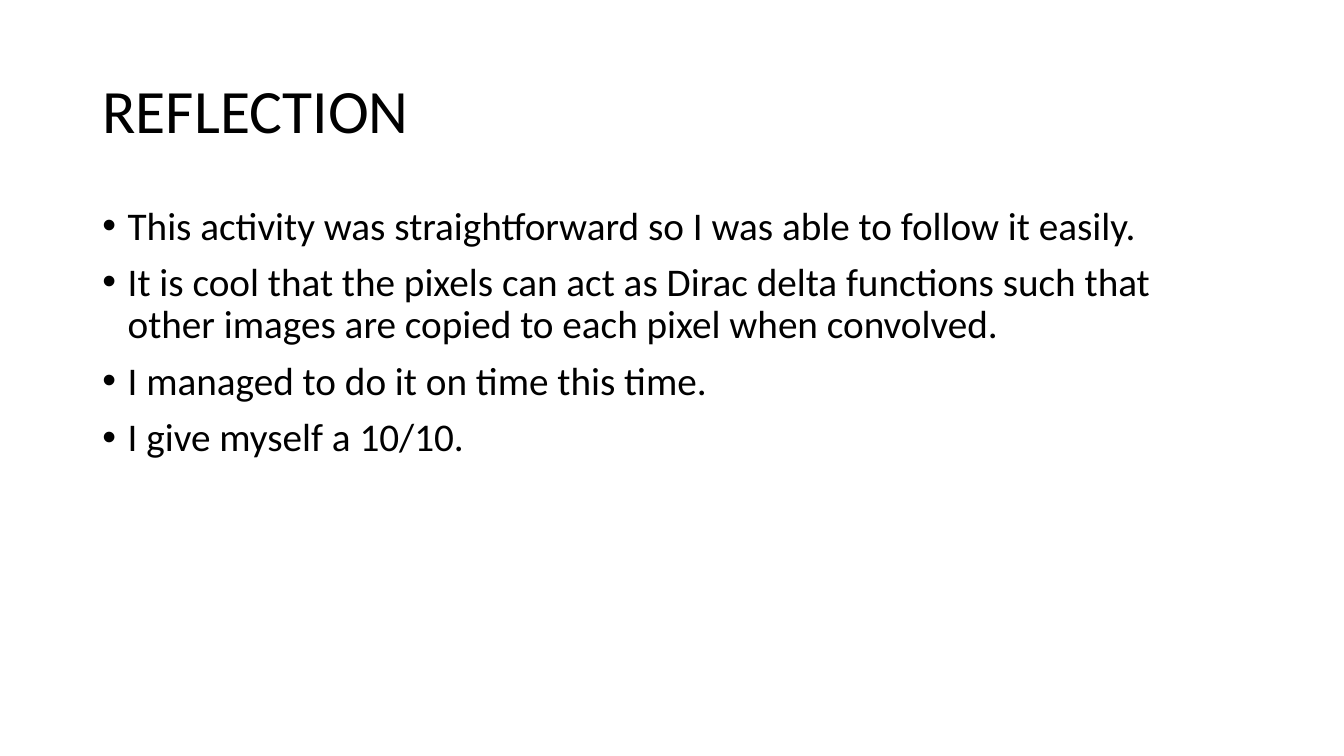
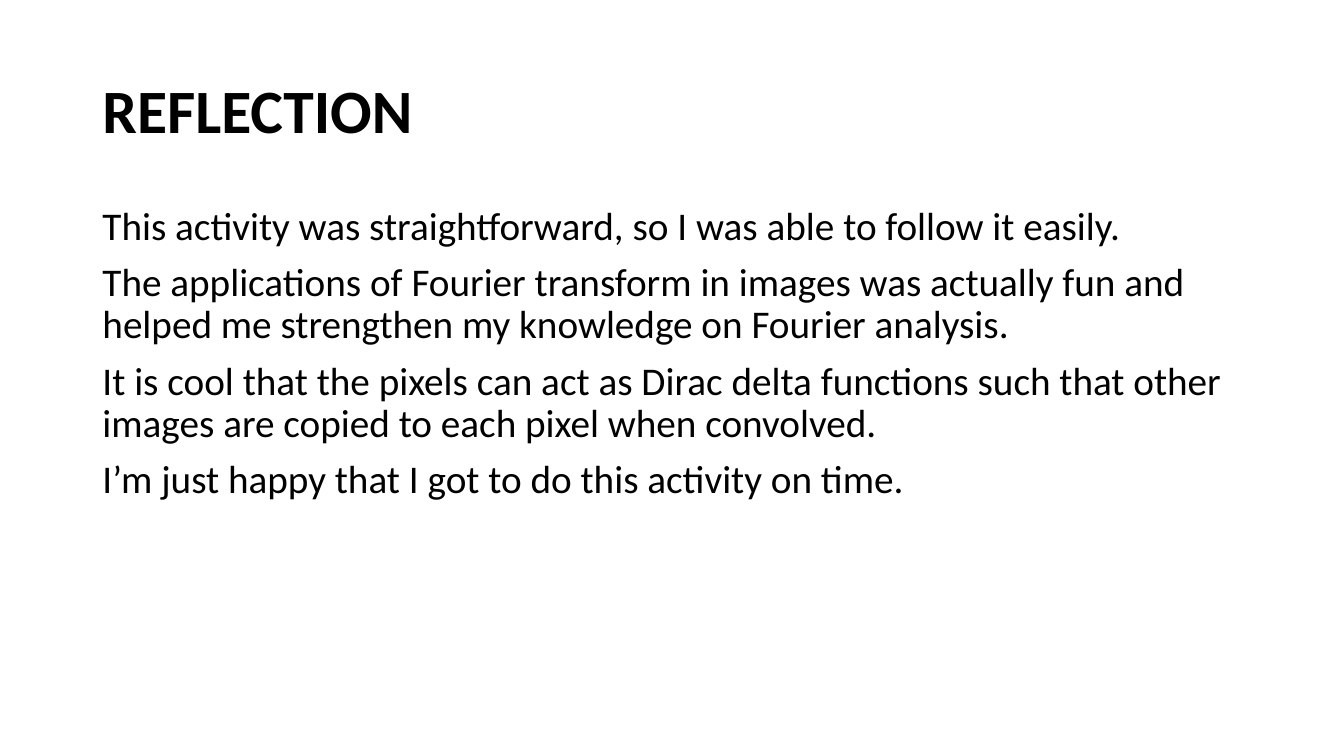
Before and after one commit to genvert/AP_157_FX-2_Vertudez, a slide deck: slide 8 of Activity 02 Part 1/Vertudez_Activity_2_Part_1_Report.pptx. Drawn at 1344x756 pixels with LibreOffice and Linux fonts; fonts in the diff are those of the drawing. Boxes give left, top, right and bottom in pixels: in the first picture for what was removed or moved away, otherwise in the second. Text is boxed around its words. In the diff, an @@ line names an element or a change of style, - is before the commit and + after.

```diff
--- a/Activity 02 Part 1/Vertudez_Activity_2_Part_1_Report.pptx
+++ b/Activity 02 Part 1/Vertudez_Activity_2_Part_1_Report.pptx
@@ title "REFLECTION" at bbox=[102, 92, 412, 134]: bold on @@
@@ text at bbox=[102, 212, 1184, 345]: text changed @@
-• This activity was straightforward so I was able to follow it easily.
+This activity was straightforward, so I was able to follow it easily.
+The applications of Fourier transform in images was actually fun and helped me strengthen my knowledge on Fourier analysis.
@@ text at bbox=[102, 367, 1220, 444]: bullet • to none @@
@@ text at bbox=[102, 465, 903, 500]: text changed @@
-• I managed to do it on time this time.
-• I give myself a 10/10.
+I’m just happy that I got to do this activity on time.
```
Also in this commit, not shown: 8 other slides changed, 22 other files.
